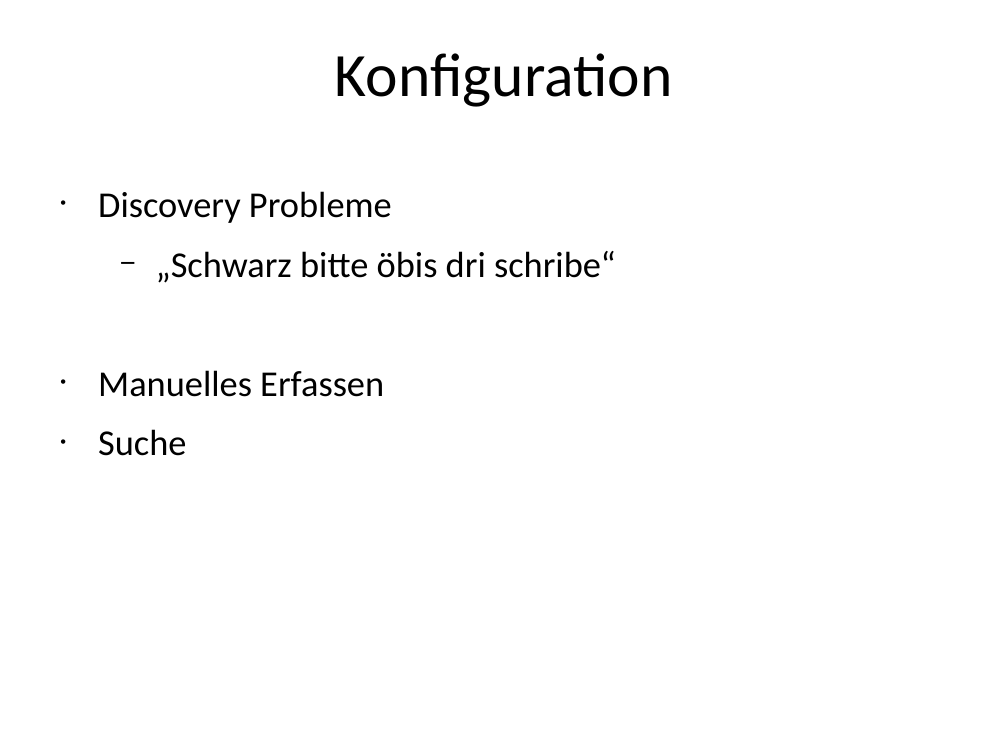
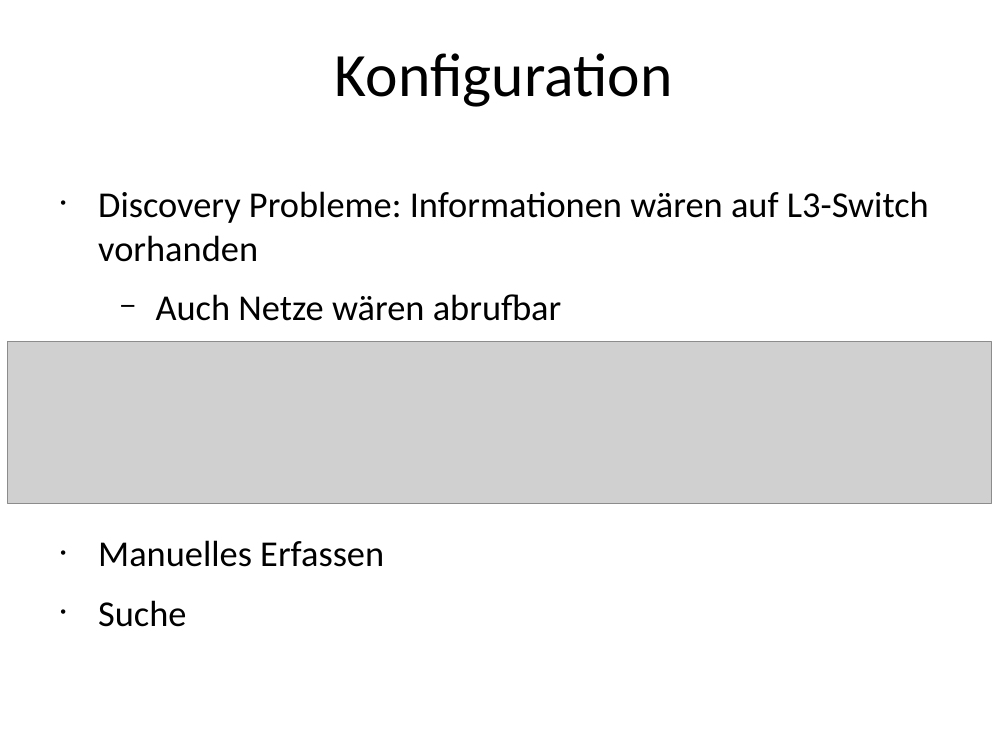
Before and after one commit to iSOcH/wosm, a slide deck: slide 8 of Phase3/Demo3.odp. Drawn at 1008x756 pixels with LibreOffice and Linux fonts; fonts in the diff are those of the drawing; grey boxes stand for pictures. Boxes give left, top, right and bottom in pixels: in the first picture for what was removed or moved away, otherwise in the second. Text is boxed around its words. In the diff, an @@ line names an element or a change of style, - is before the commit and + after.

```diff
--- a/Phase3/Demo3.odp
+++ b/Phase3/Demo3.odp
@@ text at (98, 191, 929, 321): text changed @@
-• Discovery Probleme
-  − „Schwarz bitte öbis dri schribe“
+• Discovery Probleme: Informationen wären auf L3-Switch vorhanden
+  − Auch Netze wären abrufbar
@@ picture added at (8, 342, 992, 504) @@
```
Also in this commit, not shown: 1 other slide changed, 1 other file.
